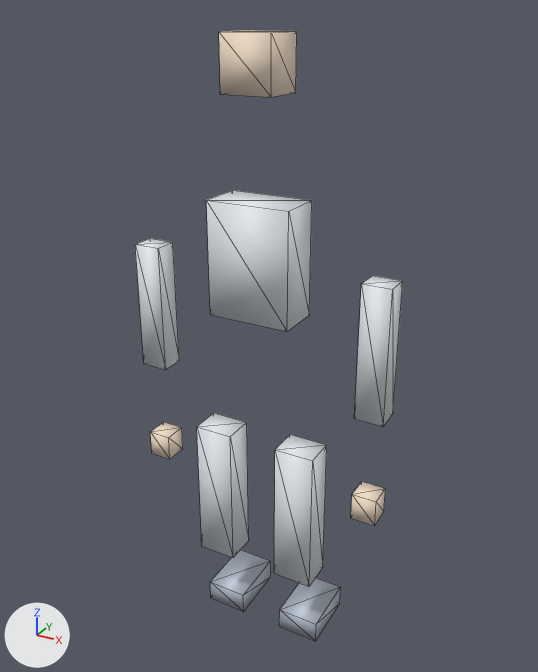
Renders of the glTF model client/assets/avatar_blender.glb from each side of a commit.
Both versions are drawn from a camera (50 mm lens) standing at (0.848, -1.494, 1.65) and looking at (-0.022, 0.088, 0.859). The lights are fixed; the arrows at lower left show +X, +Y and +Z. The first picture is the older version. Mesh edges are drawn as thin lines. Where no turn or scale is listed for an object, it has been applied to the vertices. Vertices at exactly the same position are counted once.

The older version as bpy lines, for what is in view:
```python
ob_armlmesh = bpy.data.objects.new('armLMesh', me_cube_007)
ob_armlmesh.location = (0.313, 0.0, 0.923)
ob_armrmesh = bpy.data.objects.new('armRMesh', me_cube_009)
ob_armrmesh.location = (-0.313, 0.0, 0.923)
ob_footl = bpy.data.objects.new('footL', me_cube_002)
ob_footl.location = (0.121, 0.086, 0.0)
ob_footr = bpy.data.objects.new('footR', me_cube_004)
ob_footr.location = (-0.121, 0.086, 0.0)
ob_handl = bpy.data.objects.new('handL', me_cube_008)
ob_handl.location = (0.313, 0.0, 0.5)
ob_head = bpy.data.objects.new('head', me_cube_006)
ob_head.location = (0.0, 0.0, 1.542)
ob_leglmesh = bpy.data.objects.new('legLMesh', me_cube_001)
ob_leglmesh.location = (0.121, 0.0, 0.405)
ob_legrmesh = bpy.data.objects.new('legRMesh', me_cube_003)
ob_legrmesh.location = (-0.121, 0.0, 0.405)
ob_torso = bpy.data.objects.new('torso', me_cube_005)
ob_torso.parent = ob_hips
ob_torso.location = (0.0, 0.0, 0.288)
# also in view: 'handR' at (-0.313, 0.0, 0.5)
```
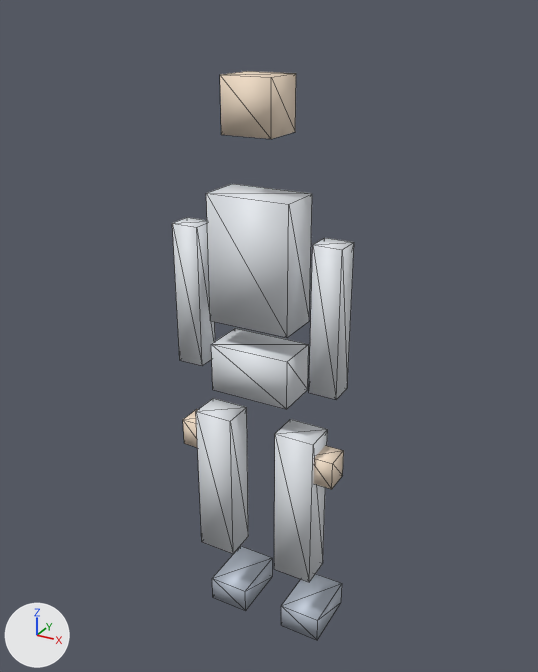
Boxes [x1, y1, x2, y2] around the edits, measured in the pictures (538 x 672 px):
'torso', rescaled (8% taller): before [206, 190, 312, 332]; after [206, 184, 312, 338]
'armLMesh', moved, rescaled (8% narrower, 7% taller): before [354, 276, 403, 426]; after [309, 238, 354, 399]
'armRMesh', moved, rescaled (13% taller): before [135, 238, 179, 370]; after [172, 217, 215, 366]
'head', moved: before [219, 30, 297, 97]; after [220, 71, 296, 139]
'legLMesh', rescaled (7% taller): before [274, 435, 327, 587]; after [274, 419, 328, 582]
'legRMesh', rescaled (7% taller): before [197, 413, 249, 558]; after [196, 398, 248, 553]
'pelvis', added: after [211, 328, 309, 409]
'footL', moved: before [279, 578, 341, 641]; after [281, 574, 342, 640]
'footR', moved: before [210, 550, 271, 612]; after [212, 546, 273, 611]
'handL', moved: before [351, 482, 386, 526]; after [313, 446, 344, 489]
'handR', moved: before [150, 422, 183, 459]; after [183, 409, 198, 448]

Patch to the scene script:
```diff
--- a/client/assets/avatar_blender.glb.py
+++ b/client/assets/avatar_blender.glb.py
@@ me_cube_001 @@
-me_cube_001.from_pydata(...)  # 8 vertices, 12 faces; spans x -0.054..0.054, y -0.043..0.043, z -0.203..0.203
+me_cube_001.from_pydata(...)  # 8 vertices, 12 faces; spans x -0.054..0.054, y -0.043..0.043, z -0.218..0.218
+# me_cube_001 part 1: the whole mesh is scaled about its middle by (1, 1, 1.08)
 me_cube_001.materials.append(mat_suit)
@@ me_cube_003 @@
-me_cube_003.from_pydata(...)  # 8 vertices, 12 faces; spans x -0.054..0.054, y -0.043..0.043, z -0.203..0.203
+me_cube_003.from_pydata(...)  # 8 vertices, 12 faces; spans x -0.054..0.054, y -0.043..0.043, z -0.218..0.218
+# me_cube_003 part 2: the whole mesh is scaled about its middle by (1, 1, 1.08)
 me_cube_003.materials.append(mat_suit)
@@ me_cube_005 @@
 # used by ob_torso; parent = ob_hips; location = (0.0, 0.0, 0.288)
-me_cube_005.from_pydata(...)  # 8 vertices, 12 faces; spans x -0.108..0.108, y -0.058..0.058, z -0.144..0.144
+me_cube_005.from_pydata(...)  # 8 vertices, 12 faces; spans x -0.108..0.108, y -0.058..0.058, z -0.16..0.16
+# me_cube_005 part 3: the whole mesh is scaled about its middle by (1, 1, 1.11)
 me_cube_005.materials.append(mat_suit)
@@ me_cube_007 @@
-me_cube_007.from_pydata(...)  # 8 vertices, 12 faces; spans x -0.036..0.036, y -0.032..0.032, z -0.171..0.171
+me_cube_007.from_pydata(...)  # 8 vertices, 12 faces; spans x -0.036..0.036, y -0.032..0.032, z -0.187..0.187
+# me_cube_007 part 4: the whole mesh is scaled about its middle by (1, 1, 1.09)
 me_cube_007.materials.append(mat_suit)
@@ me_cube_009 @@
-me_cube_009.from_pydata(...)  # 8 vertices, 12 faces; spans x -0.036..0.036, y -0.032..0.032, z -0.171..0.171
+me_cube_009.from_pydata(...)  # 8 vertices, 12 faces; spans x -0.036..0.036, y -0.032..0.032, z -0.187..0.187
+# me_cube_009 part 5: the whole mesh is scaled about its middle by (1, 1, 1.09)
 me_cube_009.materials.append(mat_suit)
@@ ob_footl @@
 ob_footl = bpy.data.objects.new('footL', me_cube_002)
-ob_footl.location = (0.121, 0.086, 0.0)
+ob_footl.location = (0.121, 0.097, 0.0)
@@ ob_leglmesh @@
 ob_leglmesh = bpy.data.objects.new('legLMesh', me_cube_001)
-ob_leglmesh.location = (0.121, 0.0, 0.405)
+ob_leglmesh.location = (0.121, 0.0, 0.437)
@@ ob_footr @@
 ob_footr = bpy.data.objects.new('footR', me_cube_004)
-ob_footr.location = (-0.121, 0.086, 0.0)
+ob_footr.location = (-0.121, 0.097, 0.0)
@@ ob_legrmesh @@
 ob_legrmesh = bpy.data.objects.new('legRMesh', me_cube_003)
-ob_legrmesh.location = (-0.121, 0.0, 0.405)
+ob_legrmesh.location = (-0.121, 0.0, 0.437)
@@ ob_armlmesh @@
 ob_armlmesh = bpy.data.objects.new('armLMesh', me_cube_007)
-ob_armlmesh.location = (0.313, 0.0, 0.923)
+ob_armlmesh.location = (0.192, 0.0, 0.978)
@@ ob_handl @@
 ob_handl = bpy.data.objects.new('handL', me_cube_008)
-ob_handl.location = (0.313, 0.0, 0.5)
+ob_handl.location = (0.192, 0.0, 0.572)
@@ ob_armrmesh @@
 ob_armrmesh = bpy.data.objects.new('armRMesh', me_cube_009)
-ob_armrmesh.location = (-0.313, 0.0, 0.923)
+ob_armrmesh.location = (-0.192, 0.0, 0.978)
@@ ob_handr @@
 ob_handr = bpy.data.objects.new('handR', me_cube_010)
-ob_handr.location = (-0.313, 0.0, 0.5)
+ob_handr.location = (-0.192, 0.0, 0.572)
@@ ob_head @@
 ob_head = bpy.data.objects.new('head', me_cube_006)
-ob_head.location = (0.0, 0.0, 1.542)
+ob_head.location = (0.0, 0.0, 1.457)
@@ ob_pelvis @@
+ob_pelvis = bpy.data.objects.new('pelvis', me_cube_001_1)  # a box spanning x -0.108..0.108, y -0.058..0.058, z -0.065..0.065; in mat_suit (white #e7ebf0)
+ob_pelvis.location = (0.0, 0.0, 0.81)
```
